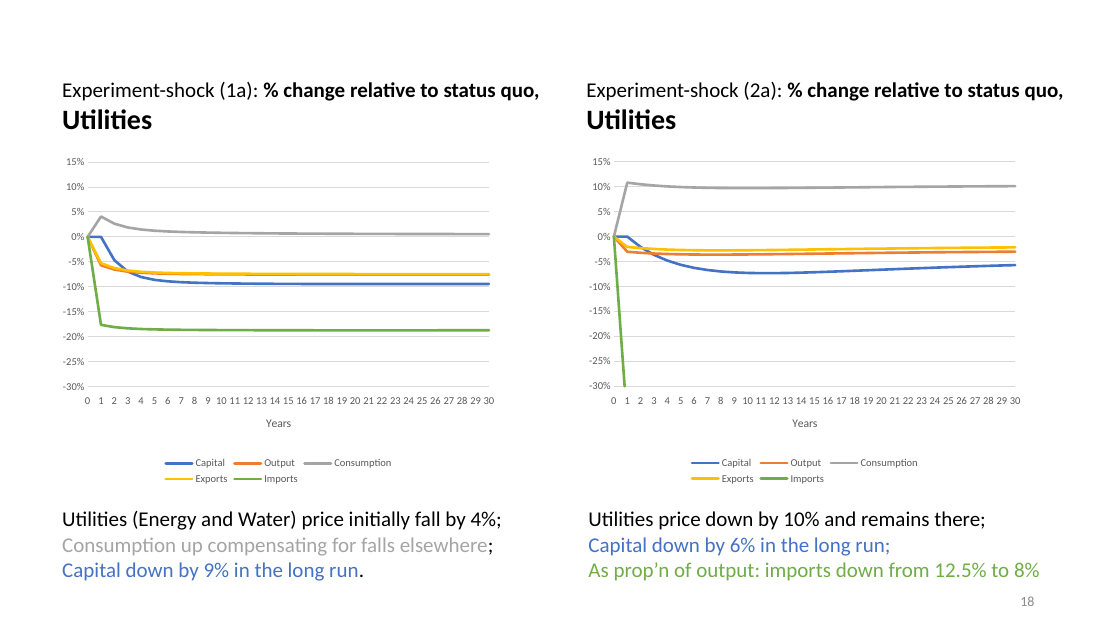
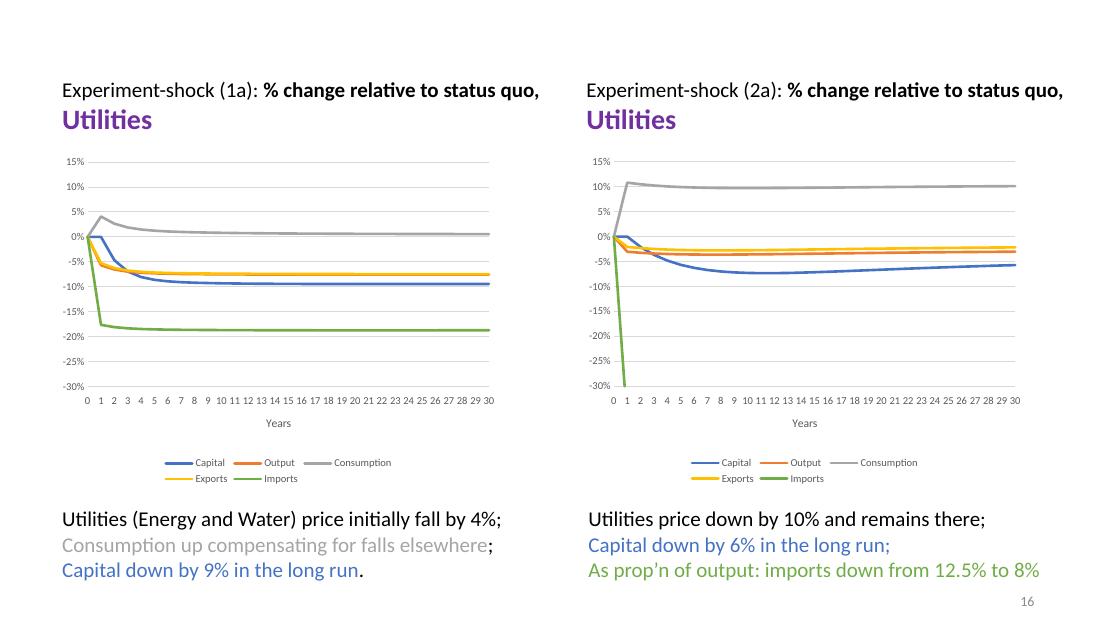
Before and after one commit to patrickocal/gladstone, a slide deck: slide 16 of powerpoint/glad-slides.pptx (slide 18 before the commit). Drawn at 1120x630 pixels with LibreOffice and Linux fonts; fonts in the diff are those of the drawing. Boxes give left, top, right and bottom in pixels: in the first picture for what was removed or moved away, otherwise in the second. Text is boxed around its words. In the diff, an @@ line names an element or a change of style, - is before the commit and + after.

```diff
--- a/powerpoint/glad-slides.pptx
+++ b/powerpoint/glad-slides.pptx
@@ text at (62,109,152,129): text colour #000000 to #7030A0 in "Utilities" @@
@@ text at (586,109,676,129): text colour #000000 to #7030A0 in "Utilities" @@
```
Also in this commit, not shown: 13 other slides changed, 2 slides removed, 2 other files.
